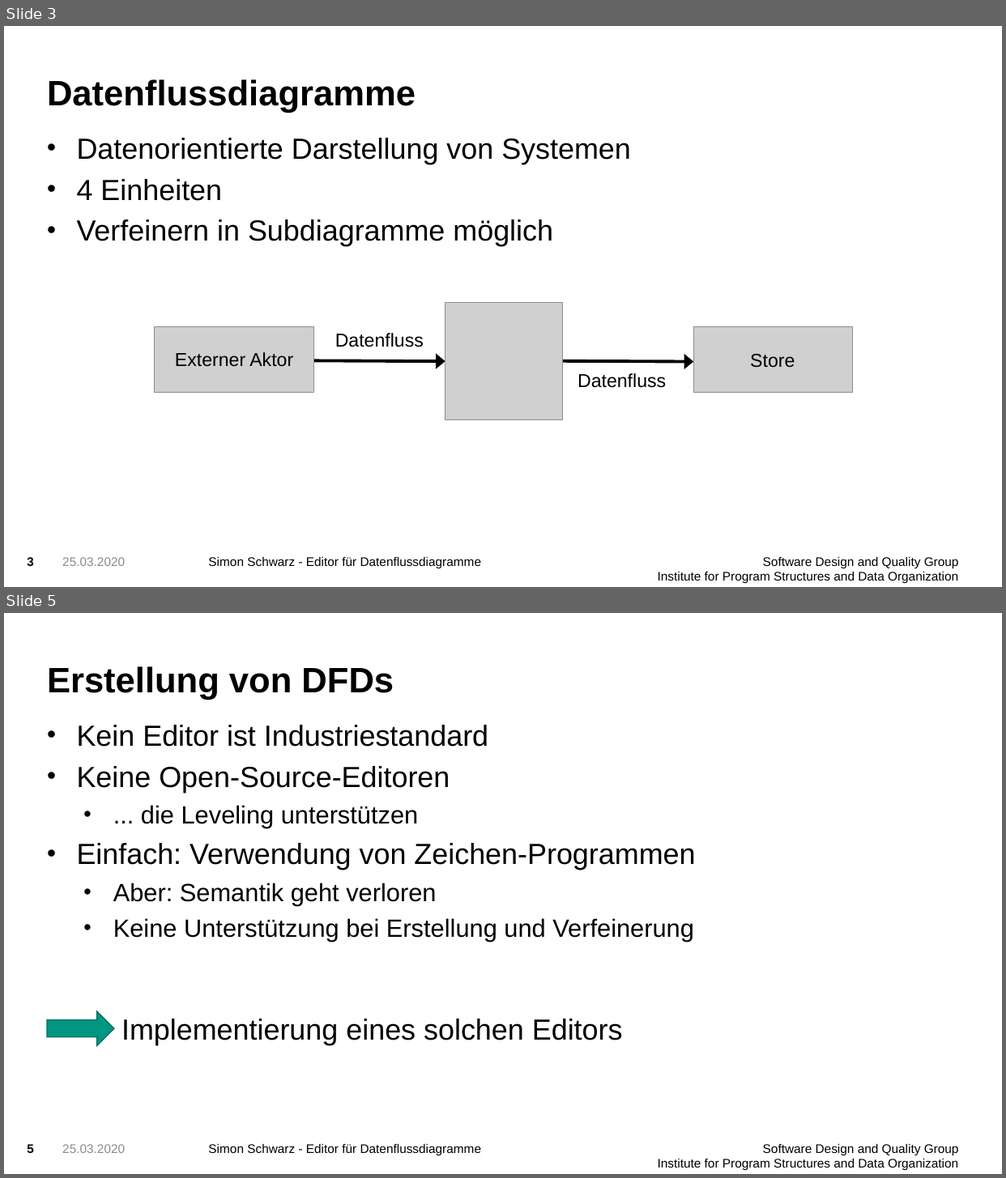
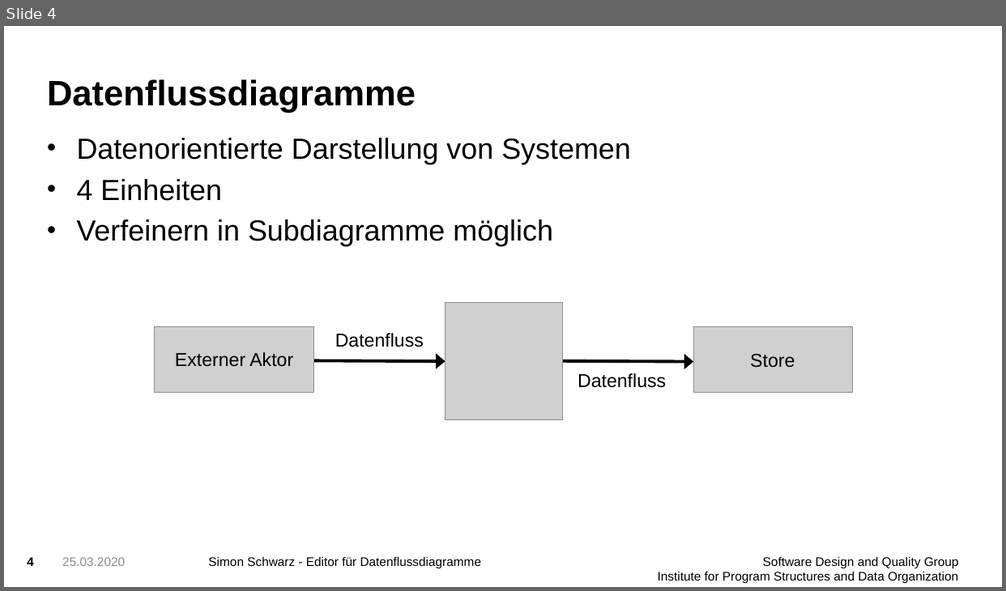
Before and after one commit to FluidTrust/Palladio-Supporting-DataFlowDiagram, a slide deck: presentation/presentation1.pptx. Shown one above the other, each under a label of ours: slides 3 and 5 before the commit, slide 4 after it; the slides between them are not shown. The pictures are 1006x1178 and 1006x591 pixels, drawn with LibreOffice and Linux fonts; fonts in the diff are those of the drawing; grey boxes stand for pictures; background and template pictures are left out. Boxes give left, top, right and bottom in pixels: in the first picture for what was removed or moved away, otherwise in the second. Text is boxed around its words. In the diff, an @@ line names an element or a change of style, - is before the commit and + after.

```diff
--- a/presentation/presentation1.pptx
+++ b/presentation/presentation1.pptx
@@ slide 5 removed at [4, 613, 1002, 1174], background picture (left out); not listed: 2 template elements that a slide beside it also shows @@
@@ title removed at [47, 666, 394, 700] @@
-Erstellung von DFDs
@@ text removed at [77, 725, 695, 942] @@
-• Kein Editor ist Industriestandard
-• Keine Open-Source-Editoren
-  • ... die Leveling unterstützen
-• Einfach: Verwendung von Zeichen-Programmen
-  • Aber: Semantik geht verloren
-  • Keine Unterstützung bei Erstellung und Verfeinerung
@@ right arrow removed at [47, 1012, 114, 1046] @@
@@ text removed at [121, 1019, 623, 1046] @@
-Implementierung eines solchen Editors
@@ page number removed at [27, 1144, 34, 1153] @@
-5
@@ text removed at [62, 1144, 125, 1153] @@
-25.03.2020
@@ what was slide 3 is now slide 4 @@
@@ page number at [27, 557, 34, 566]: text changed @@
-3
+4
```
Also in this commit, not shown: 14 slides changed, 3 slides added, 1 other slide removed, 6 other files.
